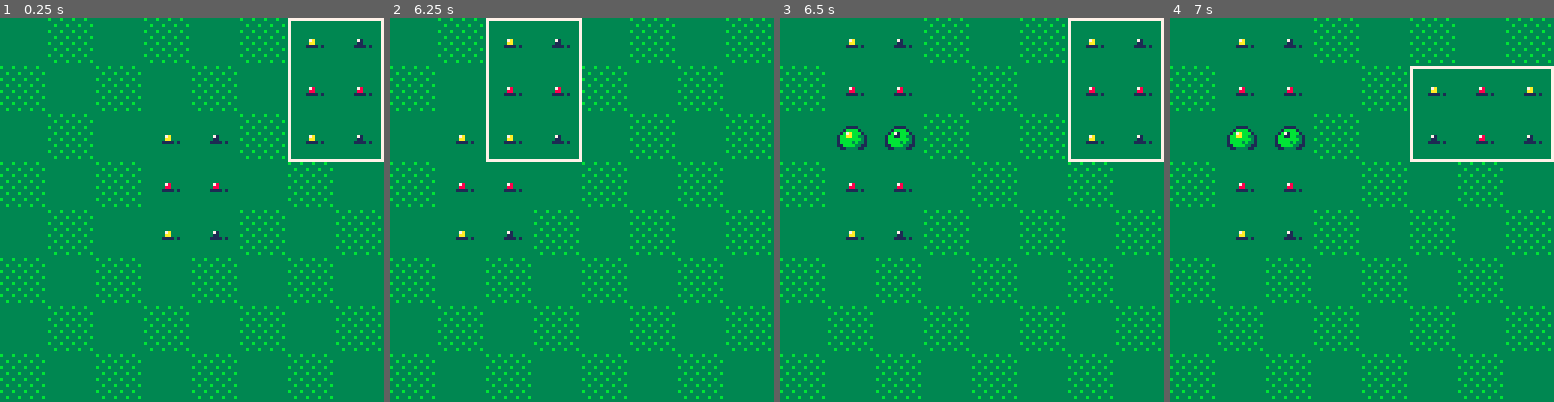
Above: before the commit, frames 1-4 (left to right).
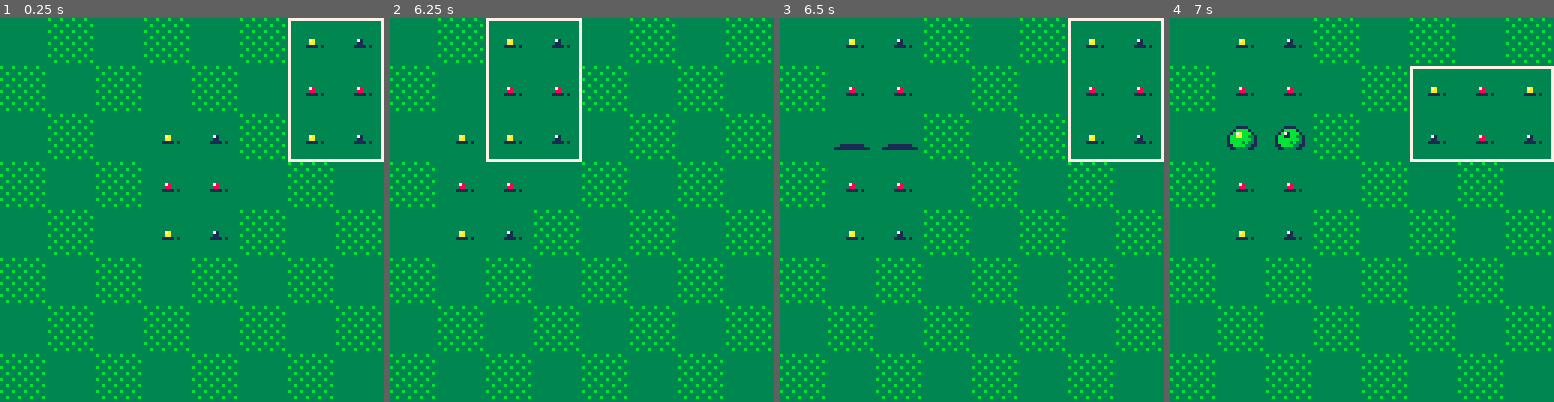
Above: after the commit, the same moments.

Repository: shen-sat/orchard
Game: PICO-8 cartridge game.p8
The game is run twice, just before and just after one commit, with the same random seed, the same clock (stepped at 60 frames per second) and the same inputs.
Inputs:
- Up to frame 1 (0.25 s): no input
- Up to frame 2 (6.25 s): tap O (Z key) at 0.33, 0.7, 1.43, 2.22, 3.1, 3.98, 4.87, 5.75 s; tap X (X key) at 1.07, 2.07, 2.4, 2.73, 3.07, 3.4, 3.73, 4.07, 4.4, 4.73, 5.07, 5.4, 5.73, 6.07 s; hold Left 1.97-2.37 s; hold Down 2.42-2.82 s; hold Right 2.87-3.53 s; hold Up 3.58-4.08 s; hold Right 4.13-4.53 s; hold Down 4.58-5.08 s; hold Left 5.13-5.8 s; hold Up 5.85-6.18 s; hold Left from 6.23 s (still down)
- Up to frame 3 (6.5 s): keep holding Left; tap X (X key) at 6.4 s
- Up to frame 4 (7 s): release Left at 6.63 s; tap O (Z key) at 6.63 s; hold Down from 6.68 s (still down); tap X (X key) at 6.73 s

Frames 1-2 are identical in both runs. In frame 3, 0.7% of the frame differs, in the area x 14-36%, y 28-35%; in frame 4, nothing differs.

Commit message:
Add growth animations NEEDS REFACTOR

Diff:
--- a/fruits.lua
+++ b/fruits.lua
@@ -11,18 +11,58 @@
 
       pal(spritesheet_fruit_color,self.color)
 
-      spr(self:sprite(),self.x,self.y,fruit_sprite_width,fruit_sprite_height)
+      spr(self.sprite,self.x,self.y,fruit_sprite_width,fruit_sprite_height)
     end,
-    sprite = function(self)
-      sprites = {0,2,4,6}
+    update = function(self)
+      self:calculate_sprite()
+    end,
+    grow_time = 0,
+    calculate_sprite = function(self)
+      if self.is_growing then
+        if not ((self.grow_time % 2) == 0) then
+          self.grow_time += 1
+          return
+        end
 
-      local index
-      for i,age in pairs(self.ages) do
-        if self.age == age then index = i end
+        self.grow_time += 1
+
+        local index
+        for i,age in pairs(self.ages) do
+          if self.age == age then index = i end
+        end
+
+        local animation = self.animations[index - 1]
+
+        local frame = animation[self.current_animation_index]
+
+        self.current_animation_index += 1
+
+        if self.current_animation_index > #animation then
+          self.is_growing = false
+          self.current_animation_index = 1
+          self.grow_time = 0
+        end
+
+        self.sprite = frame
+      else
+        local sprites = {0,2,4,6}
+
+        local index
+        for i,age in pairs(self.ages) do
+          if self.age == age then index = i end
+        end
+
+        self.sprite = sprites[index]
       end
-
-      return sprites[index]
     end,
+    sprite,
+    animations = {
+      {32,34,36,38,40,42,44},
+      {64,66,68,70,72,74,76},
+      {96,98,100,102,104,106,108}
+    },
+    current_animation_index = 1,
+    is_growing = false,
     grow = function(self)
       local index
       for i,age in pairs(self.ages) do
@@ -31,8 +71,9 @@
 
       if index == #self.ages then return end
 
+      self.age = self.ages[index + 1]
 
-      self.age = self.ages[index + 1]
+      self.is_growing = true
     end,
     matching_fruit = function(self)
       for fruit in all(planted_fruits) do
--- a/game.p8
+++ b/game.p8
@@ -34,6 +34,9 @@
   adjust_selected_card_or_camera_position(selected_card,cam)
   camera(cam.x0,cam.y0)
   blink:update()
+  for fruit in all(planted_fruits) do
+    fruit:update()
+  end
 end
 
 function game_draw()
